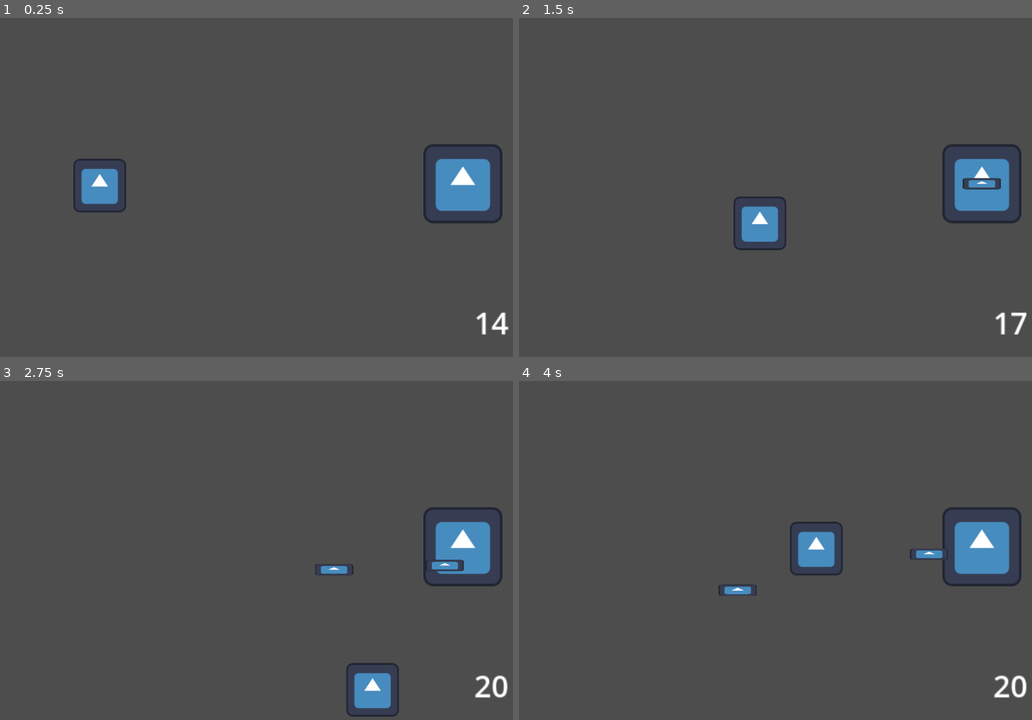
Above: before the commit, frames 1-4 (two rows, left to right).
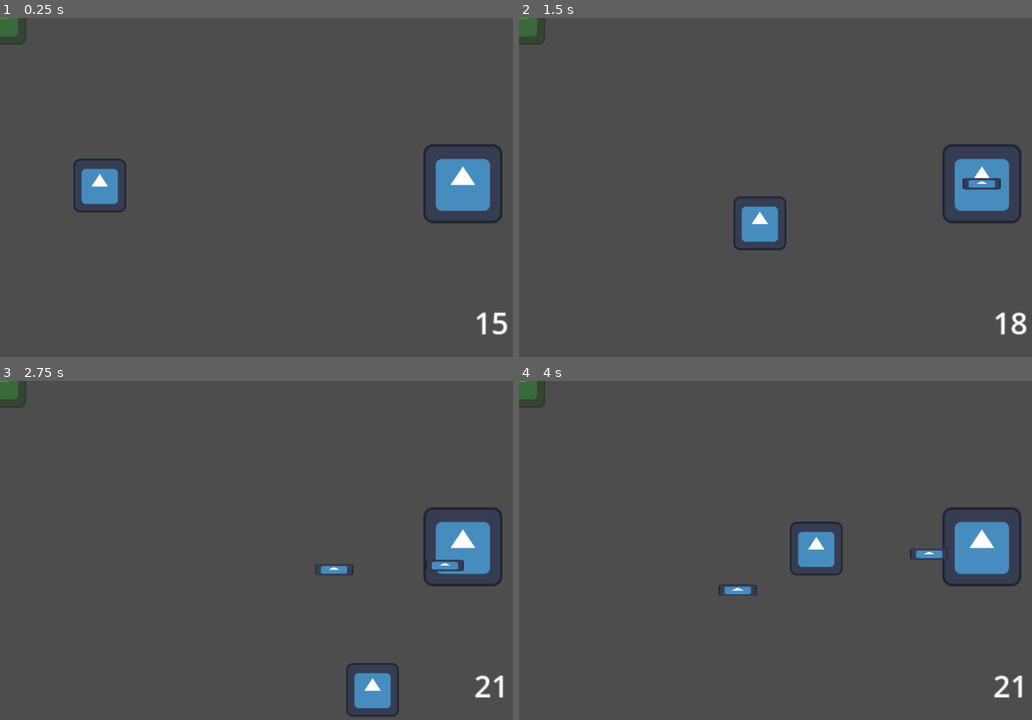
Above: after the commit, the same moments.

Repository: MihirKulgod/epoch
Game: Godot game, scene res://scenes/main.tscn
Same seed, same stepped clock (60 frames per second), same inputs: the game is played once before the commit and once after it. The engine's default icon, where the game draws it, is replaced by a stand-in: a white triangle on a blue panel in a dark square.
Inputs:
- Up to frame 1 (0.25 s): no input
- Up to frame 2 (1.5 s): tap Enter at 0.5 s; hold D (move_right) 0.53-1.28 s; hold T (train, bound only after the commit) 0.53-1.28 s; hold S (move_down) from 1.28 s (still down); tap T (train, bound only after the commit) at 1.35 s
- Up to frame 3 (2.75 s): release S (move_down) at 2.03 s; hold D (move_right) from 2.03 s (still down); hold T (train, bound only after the commit) from 2.03 s (still down)
- Up to frame 4 (4 s): release D (move_right) at 2.78 s; release T (train, bound only after the commit) at 2.78 s; hold W (move_up) 2.78-3.53 s; tap T (train, bound only after the commit) at 2.85 s; hold A (move_left) from 3.53 s (still down); hold T (train, bound only after the commit) from 3.53 s (still down)

The runs differ from the first frame. In frame 1, 0.5% of the frame differs, in the area x 0-100%, y 0-94%; in frame 2, 0.5%; in frame 3, 0.5%; in frame 4, 0.5%.

Commit message:
Model predictions being visualized live

Diff:
--- a/project.godot
+++ b/project.godot
@@ -55,6 +55,11 @@
 "events": [Object(InputEventKey,"resource_local_to_scene":false,"resource_name":"","device":-1,"window_id":0,"alt_press …(192 unchanged characters)…
 ]
 }
+train={
+"deadzone": 0.2,
+"events": [Object(InputEventKey,"resource_local_to_scene":false,"resource_name":"","device":-1,"window_id":0,"alt_pressed":false,"shift_pressed":false,"ctrl_pressed":false,"meta_pressed":false,"pressed":false,"keycode":0,"physical_keycode":84,"key_label":0,"unicode":116,"location":0,"echo":false,"script":null)
+]
+}
 
 [layer_names]
 
--- a/scenes/main.tscn
+++ b/scenes/main.tscn
@@ -1,10 +1,12 @@
-[gd_scene load_steps=6 format=3 uid="uid://c1y7fvh4ncvja"]
+[gd_scene load_steps=8 format=3 uid="uid://c1y7fvh4ncvja"]
 
 [ext_resource type="PackedScene" uid="uid://md0g04hn6162" path="res://scenes/player.tscn" id="1_o5qli"]
 [ext_resource type="PackedScene" uid="uid://coxe6iu3pgdnt" path="res://scenes/turret.tscn" id="2_0wfyh"]
 [ext_resource type="Script" uid="uid://bbgii5361rosh" path="res://scripts/projectile_blocked_area.gd" id="3_sugp2"]
 [ext_resource type="Script" uid="uid://dy83wd5jnj6qp" path="res://scripts/obj_count.gd" id="4_jyhfs"]
 [ext_resource type="Script" uid="uid://lglrsgdvhmim" path="res://scripts/log.gd" id="5_tbgi4"]
+[ext_resource type="Texture2D" uid="uid://ex2apgpfq5ub" path="res://icon.svg" id="6_o6xl0"]
+[ext_resource type="Script" uid="uid://dvslyb3b5nvme" path="res://scripts/player_ghost.gd" id="7_tipki"]
 
 [node name="Main" type="Node2D"]
 
@@ -30,7 +32,14 @@
 offset_bottom = 173.0
 script = ExtResource("4_jyhfs")
 
-[node name="Node" type="Node" parent="."]
+[node name="Log" type="Node" parent="."]
 script = ExtResource("5_tbgi4")
 
+[node name="PlayerGhost" type="Sprite2D" parent="."]
+modulate = Color(0.4627451, 1, 0.20392157, 0.45882353)
+position = Vector2(4.7683716e-07, -4.7683716e-07)
+scale = Vector2(0.21899413, 0.2213315)
+texture = ExtResource("6_o6xl0")
+script = ExtResource("7_tipki")
+
 [connection signal="body_entered" from="Area2D" to="Area2D" method="_on_body_entered"]
--- a/scripts/global.gd
+++ b/scripts/global.gd
@@ -1,19 +1,60 @@
 extends Node
 
 var logPath = "user://run_log.jsonl"
+var exePath = ProjectSettings.globalize_path("res://ml_env/Scripts/python.exe")
+var pyPath = ProjectSettings.globalize_path("res://scripts/ml/")
+
+var futurePlayerPos := Vector2.ZERO
+
+var serverRunning := false
+var processID := -1
+
+func _ready():
+	var thread := Thread.new()
+	var callable := Callable(self, "start_server_thread")
+	thread.start(callable)
+
+func start_server_thread():
+	serverRunning = true
+	#var output := []
+	processID = OS.create_process(
+		exePath,
+		[pyPath + "server.py"],
+		true
+	)
+
+	#print("Python server exited with code: ", exit_code)
+	#print("--- Python Output ---")
+	#for line in output:
+		#print(line)
+	serverRunning = false
+
+func shutdown_server():
+	print("Shutting down python server..")
+	print("Is server still running? The answer is "+str(serverRunning))
+
+	if processID < 0:
+		print("server.py ended, process id " + str(processID))
+		return
+
+	OS.kill(processID)
+
+	#OS.execute("taskkill", ["/F", "/IM", "python.exe"])
+
+func _notification(what):
+	if what == NOTIFICATION_WM_CLOSE_REQUEST:
+		shutdown_server()
 
 func _input(event):
 	if event.is_action_pressed("ui_cancel"):
+		get_tree().root.propagate_notification(NOTIFICATION_WM_CLOSE_REQUEST)
+		get_tree().quit()
 
-		get_tree().root.propagate_notification(NOTIFICATION_WM_CLOSE_REQUEST)
-		#get_tree().quit()
+	if event.is_action_pressed("train"):
+		doLog()
 
-func _notification(what: int) -> void:
-	if what == NOTIFICATION_WM_CLOSE_REQUEST:
-		quit()
-
-func quit():
-	print("Quitting..")
+func doLog():
+	print("Logging..")
 	Logger_.file.flush()
 	Logger_.file.close()
 	print("Log file closed, output: " + ProjectSettings.globalize_path("user://"))
@@ -24,18 +65,15 @@
 
 	print("Starting training for: ", path)
 
-	var pyPath = "res://scripts/ml/train.py"
-	var exePath = ProjectSettings.globalize_path("res://ml_env/Scripts/python.exe")
-
 	var output := []
 	var exit_code := OS.execute(
 		exePath,
-		[ProjectSettings.globalize_path(pyPath), path],
+		[pyPath + "train.py", path],
 		output,
 		true
 	)
 
-	print("Python exited with code: ", exit_code)
+	print("Python training exited with code: ", exit_code)
 	print("--- Python Output ---")
 	for line in output:
 		print(line)
--- a/scripts/log.gd
+++ b/scripts/log.gd
@@ -1,6 +1,21 @@
 extends Node
 
+var socket := WebSocketPeer.new()
+var connected := false
+
+var websocketURL = "ws://localhost:8766"
+
+func _ready():
+	connect_to_server()
+
+func connect_to_server():
+	var err = socket.connect_to_url(websocketURL)
+	if err != OK:
+		print("Connection error: ", err)
+
 func _process(delta):
+	socket.poll()
+
 	var player = get_tree().get_first_node_in_group("player")
 	var projectiles = get_tree().get_nodes_in_group("projectile")
 
@@ -19,3 +34,16 @@
 		])
 
 	Logger_.log_frame(player_state, projectile_list)
+
+	if socket.get_ready_state() == WebSocketPeer.STATE_OPEN:
+		if not connected:
+			print("GD> Connected to socket!")
+
+		if randi() % 20 == 0:
+			socket.send_text(JSON.stringify({"player": player_state, "projectiles": projectile_list}))
+
+		while socket.get_available_packet_count():
+			#print("RECEIVED PACKET HAHEHEHE")
+			var data = JSON.parse_string(socket.get_packet().get_string_from_utf8())
+			var arr = data["prediction"]
+			Global.futurePlayerPos = Vector2(arr[0], arr[1])
--- /dev/null
+++ b/scripts/player_ghost.gd
@@ -0,0 +1,4 @@
+extends Sprite2D
+
+func _process(delta: float) -> void:
+	global_position = Global.futurePlayerPos
Not shown, added: scripts/player_ghost.gd.uid
Not shown, removed: player_model.pt
Not shown, added: player_model_ts.pt
Not shown, added: scripts/ml/server.py
Not shown, changed: scripts/ml/train.py
